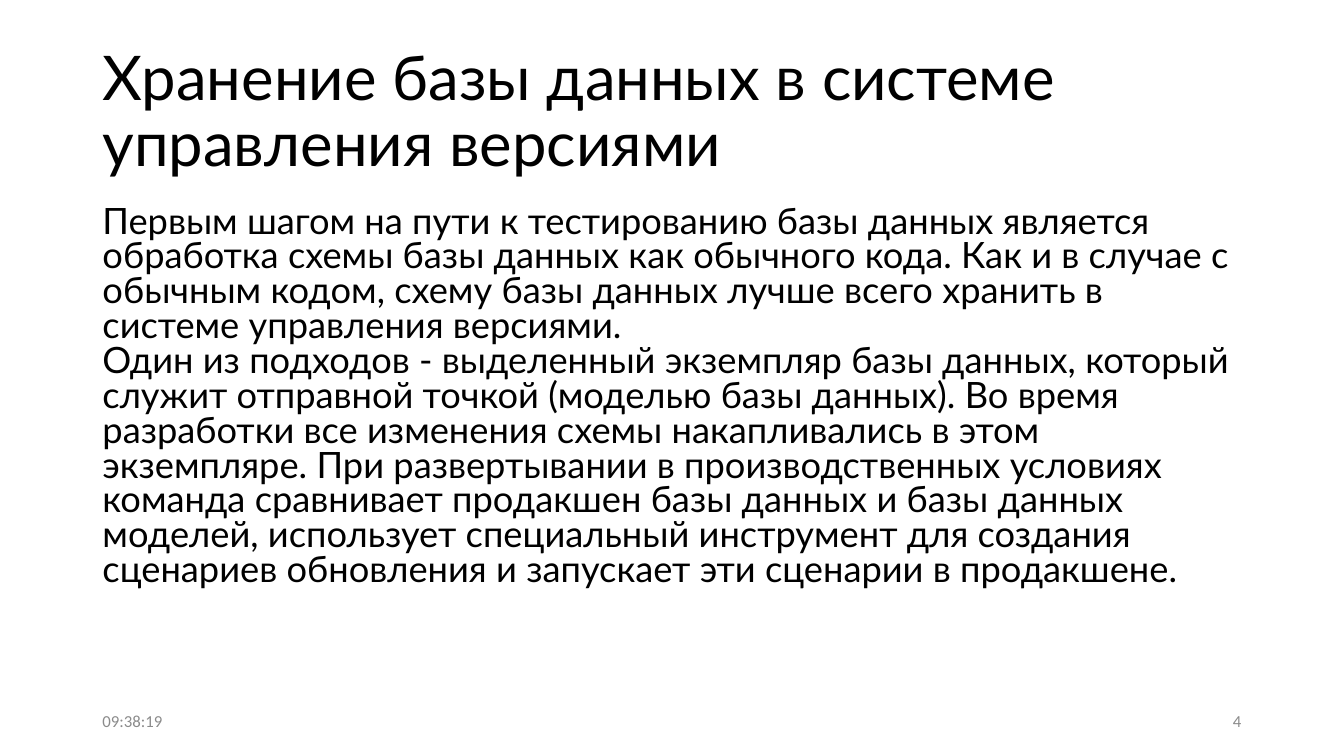
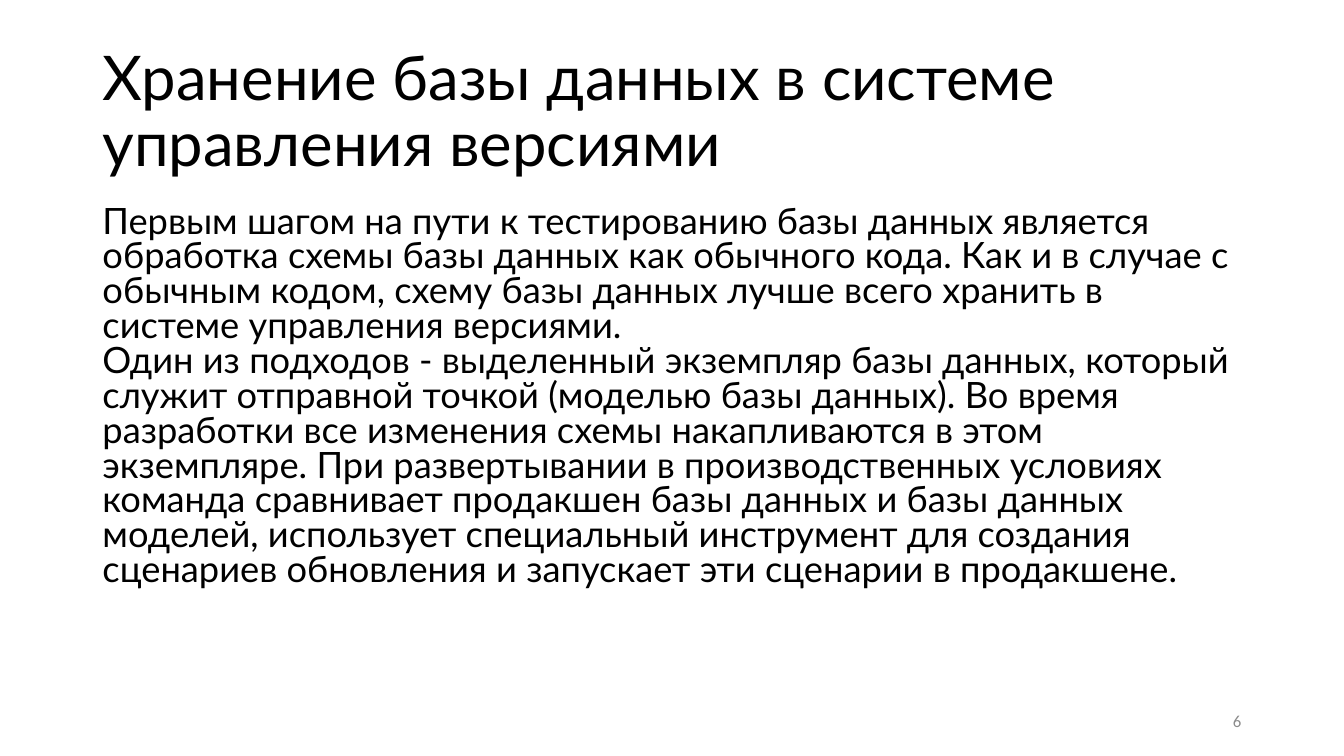
Before and after one commit to Sa1Gur/DbTest.Containers, a slide deck: slide 6 of DbaseTesting.pptx (slide 4 before the commit). Drawn at 1344x756 pixels with LibreOffice and Linux fonts; fonts in the diff are those of the drawing. Boxes give left, top, right and bottom in pixels: in the first picture for what was removed or moved away, otherwise in the second. Text is boxed around its words. In the diff, an @@ line names an element or a change of style, - is before the commit and + after.

```diff
--- a/DbaseTesting.pptx
+++ b/DbaseTesting.pptx
@@ text at bbox=[102, 208, 1228, 589]: text changed @@
-Первым шагом на пути к тестированию базы данных является обработка схемы базы данных как обычного кода. Как и в случае с обычным кодом, схему базы данных лучше всего хранить в системе управления версиями.
-Один из подходов - выделенный экземпляр базы данных, который служит отправной точкой (моделью базы данных). Во время разработки все изменения схемы накапливались в этом экземпляре. При развертывании в производственных условиях команда сравнивает продакшен базы данных и базы данных моделей, использует специальный инструмент для создания сценариев обновления и запускает эти сценарии в продакшене.
+Первым шагом на пути к тестированию базы данных является обработка схемы базы данных как обычного кода. Как и в случае с обычным кодом, схему базы данных лучше всего хранить в системе управления версиями.
+Один из подходов - выделенный экземпляр базы данных, который служит отправной точкой (моделью базы данных). Во время разработки все изменения схемы накапливаются в этом экземпляре. При развертывании в производственных условиях команда сравнивает продакшен базы данных и базы данных моделей, использует специальный инструмент для создания сценариев обновления и запускает эти сценарии в продакшене.
@@ text removed at bbox=[102, 715, 162, 727] @@
-09:38:19
@@ page number at bbox=[1233, 716, 1241, 727]: text changed @@
-4
+6
```
Also in this commit, not shown: 66 other slides changed, 3 slides added, 1 slide removed, 2 other files.
